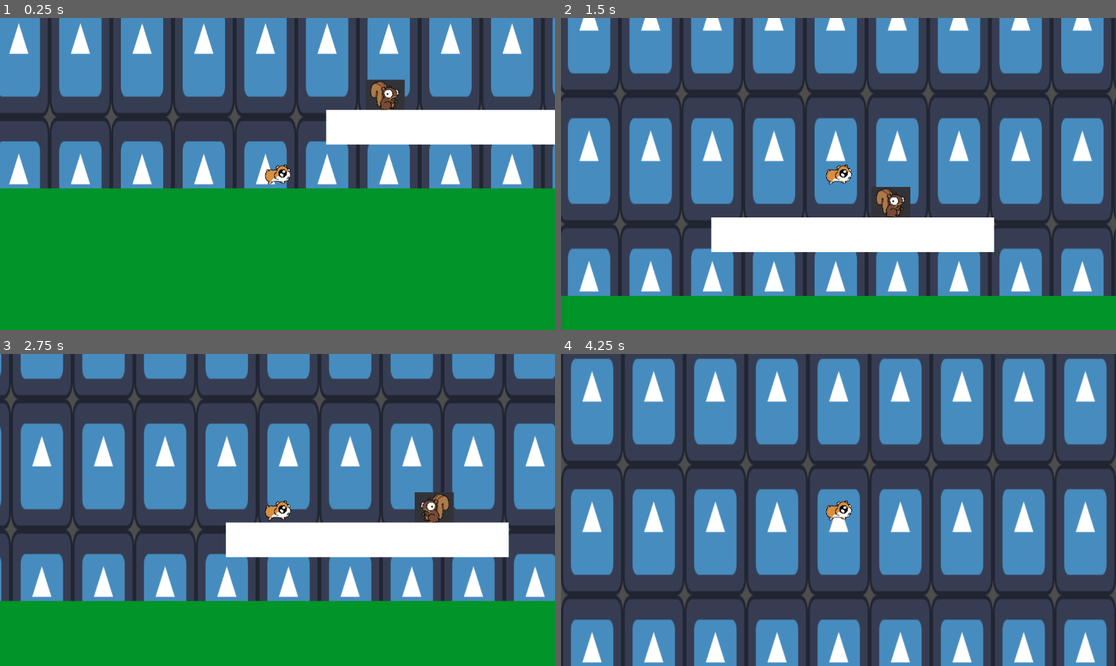
Above: before the commit, frames 1-4 (two rows, left to right).
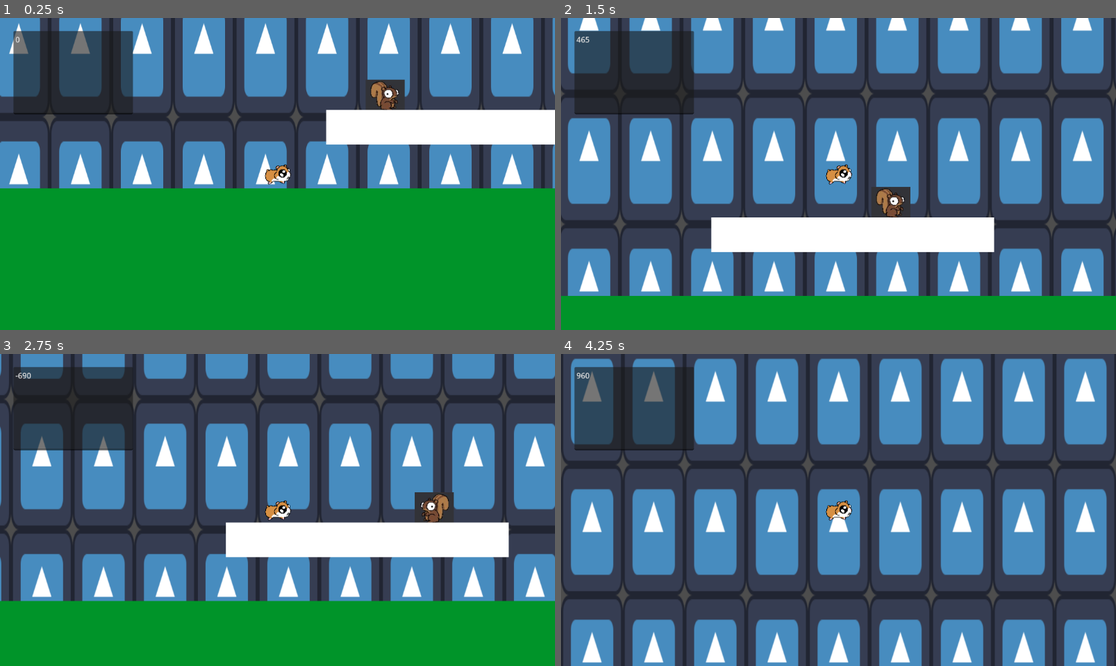
Above: after the commit, the same moments.

Repository: AdrWTHeck/Hamster-game
Game: Godot game, scene res://Scenes/movement_test.tscn
Two runs of this game, one before a commit and one after it. Both use one fixed random seed, a clock stepped at 60 frames per second and the inputs below. The engine's default icon, where the game draws it, is replaced by a stand-in: a white triangle on a blue panel in a dark square.
Inputs:
- Up to frame 1 (0.25 s): no input
- Up to frame 2 (1.5 s): tap Enter (ui_accept) at 0.5, 0.77 s; hold Right (ui_right) from 0.53 s (still down)
- Up to frame 3 (2.75 s): tap Enter (ui_accept) at 1.52 s; release Right (ui_right) at 2.03 s; hold Left (ui_left) from 2.03 s (still down)
- Up to frame 4 (4.25 s): release Left (ui_left) at 2.78 s; hold Right (ui_right) from 2.78 s (still down); tap Enter (ui_accept) at 3.02, 3.77 s

The runs differ from the first frame. In frame 1, 5.4% of the frame differs, in the area x 2-25%, y 4-31%; in frame 2, 4.9%; in frame 3, 5.0%; in frame 4, 5.4%.

Commit message:
It will now show your x velocity
I added the text edit box and made it show velocity so we can get a better understanding of the bug.

Diff:
--- a/Scenes/movement_test.tscn
+++ b/Scenes/movement_test.tscn
@@ -1,8 +1,9 @@
-[gd_scene load_steps=6 format=3 uid="uid://d23lmpgr81fue"]
+[gd_scene load_steps=7 format=3 uid="uid://d23lmpgr81fue"]
 
 [ext_resource type="Texture2D" uid="uid://c0qlrp8opp3d0" path="res://Sprites/icon.svg" id="1_7vxd8"]
 [ext_resource type="PackedScene" uid="uid://b73awtafuget8" path="res://Scenes/test_node.tscn" id="1_86avn"]
 [ext_resource type="PackedScene" uid="uid://c7fcg4ysegjot" path="res://Scenes/enemy_test.tscn" id="2_l563d"]
+[ext_resource type="Script" path="res://Scripts/ShowVelocity.gd" id="3_7c2tr"]
 
 [sub_resource type="RectangleShape2D" id="RectangleShape2D_yahqm"]
 size = Vector2(245632, 15513)
@@ -39,6 +40,14 @@
 
 [node name="Camera2D" type="Camera2D" parent="CharacterBody2D"]
 
+[node name="ShowVelocity" type="TextEdit" parent="CharacterBody2D"]
+offset_left = -548.0
+offset_top = -297.0
+offset_right = -300.0
+offset_bottom = -124.0
+script = ExtResource("3_7c2tr")
+metadata/_edit_use_anchors_ = true
+
 [node name="Enemy_test" parent="." instance=ExtResource("2_l563d")]
 position = Vector2(173, -221)
 
--- /dev/null
+++ b/Scripts/ShowVelocity.gd
@@ -0,0 +1,9 @@
+extends TextEdit
+
+# Called when the node enters the scene tree for the first time.
+func _ready():
+	pass
+
+
+func update_text(new_text):
+	pass
--- a/Scripts/playertest.gd
+++ b/Scripts/playertest.gd
@@ -11,9 +11,12 @@
 var speed = 300.0  # Initial speed
 var is_accelerating = false  # Flag to track acceleration
 var acceleration_timer = 0.0  # Timer for acceleration
+@onready var show_velocity = $ShowVelocity #This is the text edit box
+
 
 
 func _physics_process(delta):
+	show_velocity.text = str(velocity.x) #Displays current velocity
 
 	# Add the gravity.
 	if not is_on_floor():
